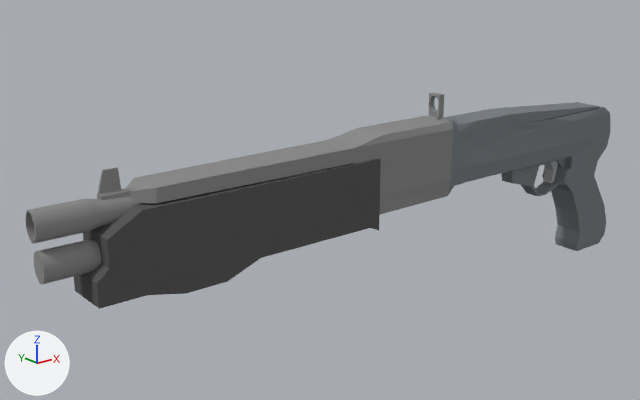
The Blender file Assets/Weapons/Gun/NewShotgun.blend: old version first, new version second.
One viewpoint serves both versions: a camera (50 mm lens) standing at (-0.859, -1.232, 0.634) and looking at (0.207, 0.101, 0.101). Arrows for +X, +Y and +Z are at lower left; the lights stay in place.

Script lines for the objects in view, before the commit:
```python
me_cube = bpy.data.meshes.new('Cube')
me_cube.from_pydata(...)  # 38 vertices, 36 faces; spans x -1.08..0.96, y -0.2..0.19, z -0.34..0.22
me_cube.materials.append(mat_pump_material)  # dark grey #5c5c5c
me_cube_001 = bpy.data.meshes.new('Cube.001')
me_cube_001.from_pydata(...)  # 616 vertices, 560 faces; spans x -0.5..1.8, y -1.0..0.9, z -9.3..11.0
# faces by material slot: [165, 13, 382]
me_cube_001.materials.append(mat_body_grip)  # grey #7f8388
me_cube_001.materials.append(mat_body_trigger)  # grey #acacac
me_cube_001.materials.append(mat_body_mat2)  # grey #8f8f8f
ob_body = bpy.data.objects.new('Body', me_cube_001)
ob_body.location = (-0.082, 0.0, 0.067)
ob_body.scale = (0.633, 0.0471, 0.0219)
_m = ob_body.modifiers.new('Smooth', 'SMOOTH')
ob_pump = bpy.data.objects.new('Pump', me_cube)
ob_pump.location = (-0.038, 0.0, 0.15)
ob_pump.scale = (0.283, 0.228, 0.283)
```
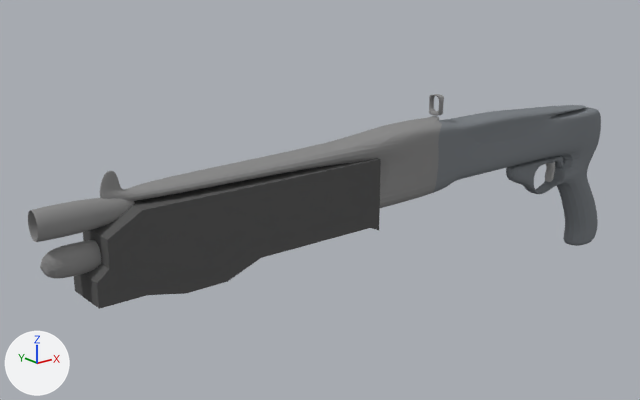
Where the change shows, as pixel boxes (x1, y1, x2, y2) in the pictures (640 x 400 px):
'Body', modifiers changed
    before: (25, 93, 610, 285)
    after: (28, 94, 601, 278)

The change, as a diff of the scene's bpy script:
```diff
--- a/Assets/Weapons/Gun/NewShotgun.blend.py
+++ b/Assets/Weapons/Gun/NewShotgun.blend.py
@@ ob_body @@
 _m = ob_body.modifiers.new('Smooth', 'SMOOTH')
+_m = ob_body.modifiers.new('Subsurf', 'SUBSURF')
```
